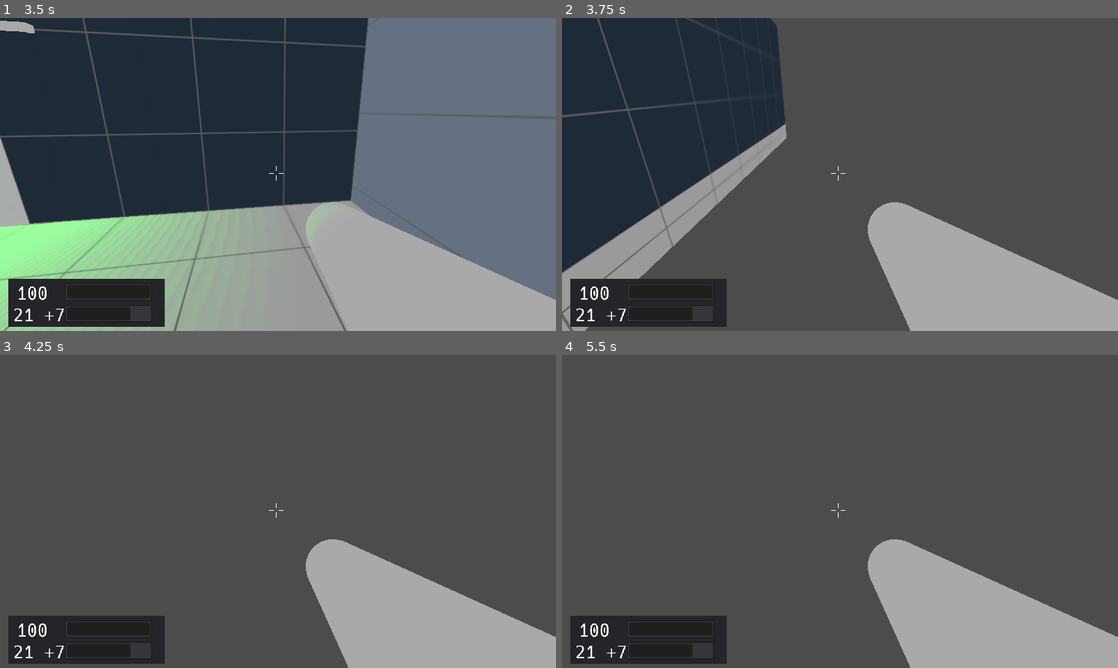
Above: before the commit, frames 1-4 (two rows, left to right).
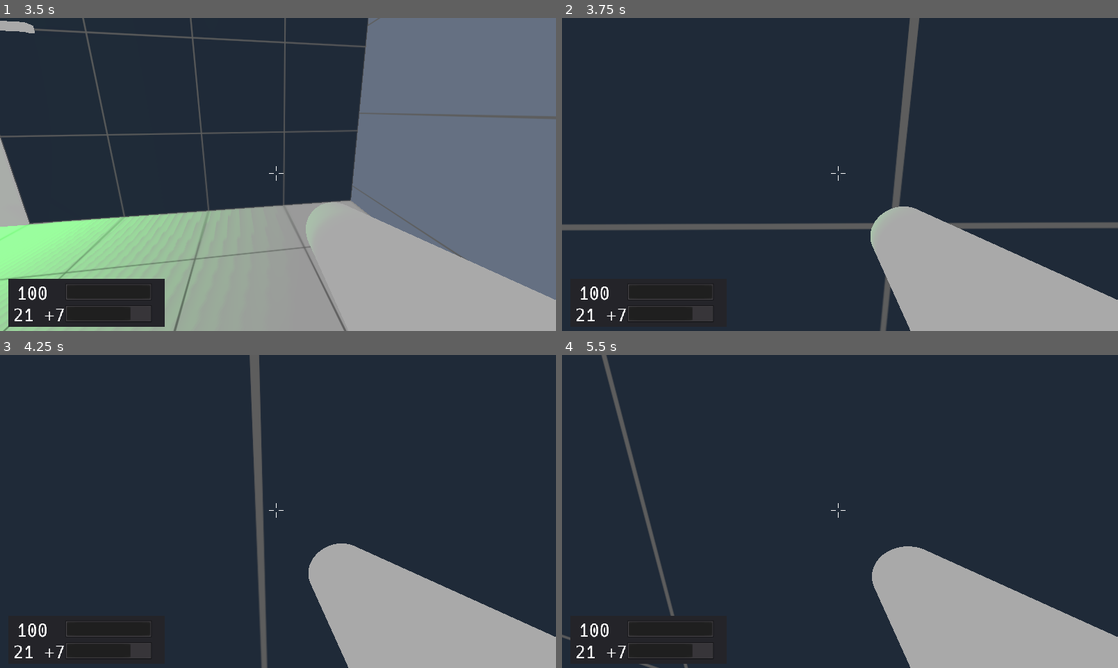
Above: after the commit, the same moments.

Repository: duckinator/keress
Game: Godot game, scene res://menus/MainMenu.tscn
Same seed, same stepped clock (60 frames per second), same inputs: the game is played once before the commit and once after it.
Inputs (mouse positions are in pixels of both pictures, inside the frame that each line leads up to):
- Up to frame 1 (3.5 s): click "New Game" at 0.5 s; tap Enter at 1.25 s; move the mouse to (305, 174) at 1.27 s; press the mouse at (305, 174) at 1.28 s; hold W (movement_forward) from 1.28 s (still down); tap Space (movement_jump) at 1.52, 2.27 s; move the mouse to (250, 174) at 2.02 s; release the mouse at (250, 174) at 2.03 s; right-click (250, 174) at 2.1 s; move the mouse to (289, 168) at 2.77 s; tap Tab (quick_switch_item) at 2.85 s
- Up to frame 2 (3.75 s): keep holding W (movement_forward); move the mouse to (834, 180) at 3.52 s; tap 1 at 3.6 s
- Up to frame 3 (4.25 s): keep holding W (movement_forward); tap Space (movement_jump) at 3.77 s
- Up to frame 4 (5.5 s): keep holding W (movement_forward); move the mouse to (878, 514) at 4.27 s; hold 2 4.28-5.03 s; tap Space (movement_jump) at 4.52, 5.27 s; move the mouse to (795, 508) at 5.02 s; tap 3 at 5.1 s

Frame 1 is identical in both runs. In frame 2, 60% of the frame differs, in the area x 0-100%, y 0-100%; in frame 3, 83%; in frame 4, 84%.

Commit message:
add missing collisionshape nodes

Diff:
--- a/src/levels/Level_001.tscn
+++ b/src/levels/Level_001.tscn
@@ -68,59 +68,55 @@
 material = SubResource( 13 )
 size = Vector3( 75, 30, 4 )
 
-[sub_resource type="SpatialMaterial" id=15]
+[sub_resource type="ConvexPolygonShape" id=15]
+points = PoolVector3Array( -37.5, 15, 2, 37.5, 15, -2, 37.5, 15, 2, -37.5, 15, -2, -37.5, -15, 2, 37.5, -15, -2, 37.5, -15, 2, -37.5, -15, -2, 37.5, 15, 2, -37.5, 15, -2, 37.5, 15, -2, -37.5, 15, 2, 37.5, -15, 2, -37.5, -15, -2, 37.5, -15, -2, -37.5, -15, 2, 37.5, 15, 2, -37.5, -15, 2, -37.5, 15, 2, 37.5, -15, 2, 37.5, 15, -2, -37.5, -15, -2, -37.5, 15, -2, 37.5, -15, -2 )
+
+[sub_resource type="SpatialMaterial" id=16]
 albedo_texture = ExtResource( 5 )
 uv1_scale = Vector3( 0.25, 0.25, 0.25 )
 uv1_offset = Vector3( 0.5, 0.5, 0 )
 uv1_triplanar = true
 
-[sub_resource type="CubeMesh" id=16]
-material = SubResource( 15 )
+[sub_resource type="CubeMesh" id=17]
+material = SubResource( 16 )
 size = Vector3( 12, 12, 4 )
 
-[sub_resource type="SpatialMaterial" id=17]
+[sub_resource type="ConvexPolygonShape" id=18]
+points = PoolVector3Array( -6, 6, 2, 6, 6, -2, 6, 6, 2, -6, 6, -2, -6, -6, 2, 6, -6, -2, 6, -6, 2, -6, -6, -2, 6, 6, 2, -6, 6, -2, 6, 6, -2, -6, 6, 2, 6, -6, 2, -6, -6, -2, 6, -6, -2, -6, -6, 2, 6, 6, 2, -6, -6, 2, -6, 6, 2, 6, -6, 2, 6, 6, -2, -6, -6, -2, -6, 6, -2, 6, -6, -2 )
+
+[sub_resource type="ConvexPolygonShape" id=19]
+points = PoolVector3Array( -6, 6, 2, 6, 6, -2, 6, 6, 2, -6, 6, -2, -6, -6, 2, 6, -6, -2, 6, -6, 2, -6, -6, -2, 6, 6, 2, -6, 6, -2, 6, 6, -2, -6, 6, 2, 6, -6, 2, -6, -6, -2, 6, -6, -2, -6, -6, 2, 6, 6, 2, -6, -6, 2, -6, 6, 2, 6, -6, 2, 6, 6, -2, -6, -6, -2, -6, 6, -2, 6, -6, -2 )
+
+[sub_resource type="SpatialMaterial" id=20]
 albedo_texture = ExtResource( 3 )
 uv1_scale = Vector3( 0.25, 0, 0.25 )
 uv1_offset = Vector3( 0.5, 0, -0.3 )
 uv1_triplanar = true
 
-[sub_resource type="CubeMesh" id=18]
-material = SubResource( 17 )
-size = Vector3( 60, 3, 10 )
-
-[sub_resource type="ConvexPolygonShape" id=19]
-points = PoolVector3Array( -30, 1.5, 2.5, 30, 1.5, -2.5, 30, 1.5, 2.5, -30, 1.5, -2.5, -30, -1.5, 2.5, 30, -1.5, -2.5, 30, -1.5, 2.5, -30, -1.5, -2.5, 30, 1.5, 2.5, -30, 1.5, -2.5, 30, 1.5, -2.5, -30, 1.5, 2.5, 30, -1.5, 2.5, -30, -1.5, -2.5, 30, -1.5, -2.5, -30, -1.5, 2.5, 30, 1.5, 2.5, -30, -1.5, 2.5, -30, 1.5, 2.5, 30, -1.5, 2.5, 30, 1.5, -2.5, -30, -1.5, -2.5, -30, 1.5, -2.5, 30, -1.5, -2.5 )
-
-[sub_resource type="SpatialMaterial" id=20]
-albedo_texture = ExtResource( 5 )
-uv1_scale = Vector3( 0.25, 0.25, 0.25 )
-uv1_offset = Vector3( 0, -0.4, 0.5 )
-uv1_triplanar = true
-
 [sub_resource type="CubeMesh" id=21]
 material = SubResource( 20 )
+size = Vector3( 60, 3, 10 )
+
+[sub_resource type="ConvexPolygonShape" id=22]
+points = PoolVector3Array( -30, 1.5, 2.5, 30, 1.5, -2.5, 30, 1.5, 2.5, -30, 1.5, -2.5, -30, -1.5, 2.5, 30, -1.5, -2.5, 30, -1.5, 2.5, -30, -1.5, -2.5, 30, 1.5, 2.5, -30, 1.5, -2.5, 30, 1.5, -2.5, -30, 1.5, 2.5, 30, -1.5, 2.5, -30, -1.5, -2.5, 30, -1.5, -2.5, -30, -1.5, 2.5, 30, 1.5, 2.5, -30, -1.5, 2.5, -30, 1.5, 2.5, 30, -1.5, 2.5, 30, 1.5, -2.5, -30, -1.5, -2.5, -30, 1.5, -2.5, 30, -1.5, -2.5 )
+
+[sub_resource type="SpatialMaterial" id=23]
+albedo_texture = ExtResource( 5 )
+uv1_scale = Vector3( 0.25, 0.25, 0.25 )
+uv1_offset = Vector3( 0, -0.4, 0.5 )
+uv1_triplanar = true
+
+[sub_resource type="CubeMesh" id=24]
+material = SubResource( 23 )
 size = Vector3( 80, 27, 3 )
 
-[sub_resource type="ConvexPolygonShape" id=22]
+[sub_resource type="ConvexPolygonShape" id=25]
 points = PoolVector3Array( -40, 8.5, 1.5, 40, 8.5, -1.5, 40, 8.5, 1.5, -40, 8.5, -1.5, -40, -8.5, 1.5, 40, -8.5, -1.5,  …(280 unchanged characters)…
 
-[sub_resource type="SpatialMaterial" id=23]
+[sub_resource type="SpatialMaterial" id=26]
 albedo_texture = ExtResource( 3 )
 uv1_scale = Vector3( 0.25, 0, 0.25 )
 uv1_offset = Vector3( 0.5, 0, 0.4 )
-uv1_triplanar = true
-
-[sub_resource type="CubeMesh" id=24]
-material = SubResource( 23 )
-size = Vector3( 20, 1, 205 )
-
-[sub_resource type="ConvexPolygonShape" id=25]
-points = PoolVector3Array( -10, 0.5, 102.5, 10, 0.5, -102.5, 10, 0.5, 102.5, -10, 0.5, -102.5, -10, -0.5, 102.5, 10, -0.5, -102.5, 10, -0.5, 102.5, -10, -0.5, -102.5, 10, 0.5, 102.5, -10, 0.5, -102.5, 10, 0.5, -102.5, -10, 0.5, 102.5, 10, -0.5, 102.5, -10, -0.5, -102.5, 10, -0.5, -102.5, -10, -0.5, 102.5, 10, 0.5, 102.5, -10, -0.5, 102.5, -10, 0.5, 102.5, 10, -0.5, 102.5, 10, 0.5, -102.5, -10, -0.5, -102.5, -10, 0.5, -102.5, 10, -0.5, -102.5 )
-
-[sub_resource type="SpatialMaterial" id=26]
-albedo_texture = ExtResource( 3 )
-uv1_scale = Vector3( 0.25, 1, 0.25 )
-uv1_offset = Vector3( 0.5, 0, -0.6 )
 uv1_triplanar = true
 
 [sub_resource type="CubeMesh" id=27]
@@ -132,31 +128,44 @@
 
 [sub_resource type="SpatialMaterial" id=29]
 albedo_texture = ExtResource( 3 )
-uv1_scale = Vector3( 0.25, 0.25, 0.25 )
-uv1_offset = Vector3( 0, 0, 0.125 )
+uv1_scale = Vector3( 0.25, 1, 0.25 )
+uv1_offset = Vector3( 0.5, 0, -0.6 )
 uv1_triplanar = true
 
 [sub_resource type="CubeMesh" id=30]
 material = SubResource( 29 )
-size = Vector3( 80, 3, 210 )
+size = Vector3( 20, 1, 205 )
 
 [sub_resource type="ConvexPolygonShape" id=31]
-points = PoolVector3Array( -40, 1.5, 105, 40, 1.5, -105, 40, 1.5, 105, -40, 1.5, -105, -40, -1.5, 105, 40, -1.5, -105, 40, -1.5, 105, -40, -1.5, -105, 40, 1.5, 105, -40, 1.5, -105, 40, 1.5, -105, -40, 1.5, 105, 40, -1.5, 105, -40, -1.5, -105, 40, -1.5, -105, -40, -1.5, 105, 40, 1.5, 105, -40, -1.5, 105, -40, 1.5, 105, 40, -1.5, 105, 40, 1.5, -105, -40, -1.5, -105, -40, 1.5, -105, 40, -1.5, -105 )
+points = PoolVector3Array( -10, 0.5, 102.5, 10, 0.5, -102.5, 10, 0.5, 102.5, -10, 0.5, -102.5, -10, -0.5, 102.5, 10, -0.5, -102.5, 10, -0.5, 102.5, -10, -0.5, -102.5, 10, 0.5, 102.5, -10, 0.5, -102.5, 10, 0.5, -102.5, -10, 0.5, 102.5, 10, -0.5, 102.5, -10, -0.5, -102.5, 10, -0.5, -102.5, -10, -0.5, 102.5, 10, 0.5, 102.5, -10, -0.5, 102.5, -10, 0.5, 102.5, 10, -0.5, 102.5, 10, 0.5, -102.5, -10, -0.5, -102.5, -10, 0.5, -102.5, 10, -0.5, -102.5 )
 
 [sub_resource type="SpatialMaterial" id=32]
-albedo_texture = ExtResource( 5 )
-uv1_scale = Vector3( 0.25, 0.25, 0.25 )
-uv1_offset = Vector3( 0, 0.75, 0.25 )
+albedo_texture = ExtResource( 3 )
+uv1_scale = Vector3( 0.25, 0.25, 0.25 )
+uv1_offset = Vector3( 0, 0, 0.125 )
 uv1_triplanar = true
 
 [sub_resource type="CubeMesh" id=33]
 material = SubResource( 32 )
+size = Vector3( 80, 3, 210 )
+
+[sub_resource type="ConvexPolygonShape" id=34]
+points = PoolVector3Array( -40, 1.5, 105, 40, 1.5, -105, 40, 1.5, 105, -40, 1.5, -105, -40, -1.5, 105, 40, -1.5, -105, 40, -1.5, 105, -40, -1.5, -105, 40, 1.5, 105, -40, 1.5, -105, 40, 1.5, -105, -40, 1.5, 105, 40, -1.5, 105, -40, -1.5, -105, 40, -1.5, -105, -40, -1.5, 105, 40, 1.5, 105, -40, -1.5, 105, -40, 1.5, 105, 40, -1.5, 105, 40, 1.5, -105, -40, -1.5, -105, -40, 1.5, -105, 40, -1.5, -105 )
+
+[sub_resource type="SpatialMaterial" id=35]
+albedo_texture = ExtResource( 5 )
+uv1_scale = Vector3( 0.25, 0.25, 0.25 )
+uv1_offset = Vector3( 0, 0.75, 0.25 )
+uv1_triplanar = true
+
+[sub_resource type="CubeMesh" id=36]
+material = SubResource( 35 )
 size = Vector3( 3, 18, 204 )
 
-[sub_resource type="ConvexPolygonShape" id=34]
+[sub_resource type="ConvexPolygonShape" id=37]
 points = PoolVector3Array( -1.5, 9, 102, 1.5, 9, -102, 1.5, 9, 102, -1.5, 9, -102, -1.5, -9, 102, 1.5, -9, -102, 1.5, - …(256 unchanged characters)…
 
-[sub_resource type="ConvexPolygonShape" id=35]
+[sub_resource type="ConvexPolygonShape" id=38]
 points = PoolVector3Array( -1.5, 9, 102, 1.5, 9, -102, 1.5, 9, 102, -1.5, 9, -102, -1.5, -9, 102, 1.5, -9, -102, 1.5, - …(256 unchanged characters)…
 
 [node name="Level_001" type="Spatial"]
@@ -221,96 +230,113 @@
 editor/display_folded = true
 
 [node name="Top" type="MeshInstance" parent="Arena_Wall_Exit"]
+editor/display_folded = true
 transform = Transform( 1, 0, 0, 0, 1, 0, 0, 0, 1, 0, 28, -167 )
 mesh = SubResource( 14 )
 material/0 = null
 
+[node name="StaticBody" type="StaticBody" parent="Arena_Wall_Exit/Top"]
+
+[node name="CollisionShape" type="CollisionShape" parent="Arena_Wall_Exit/Top/StaticBody"]
+shape = SubResource( 15 )
+
 [node name="Left" type="MeshInstance" parent="Arena_Wall_Exit"]
+editor/display_folded = true
 transform = Transform( 1, 0, 0, 0, 1, 0, 0, 0, 1, -16, 7, -167 )
-mesh = SubResource( 16 )
-material/0 = null
+mesh = SubResource( 17 )
+material/0 = null
+
+[node name="StaticBody" type="StaticBody" parent="Arena_Wall_Exit/Left"]
+
+[node name="CollisionShape" type="CollisionShape" parent="Arena_Wall_Exit/Left/StaticBody"]
+shape = SubResource( 18 )
 
 [node name="Right" type="MeshInstance" parent="Arena_Wall_Exit"]
 transform = Transform( 1, 0, 0, 0, 1, 0, 0, 0, 1, 16, 7, -167 )
-mesh = SubResource( 16 )
-material/0 = null
+mesh = SubResource( 17 )
+material/0 = null
+
+[node name="StaticBody" type="StaticBody" parent="Arena_Wall_Exit/Right"]
+
+[node name="CollisionShape" type="CollisionShape" parent="Arena_Wall_Exit/Right/StaticBody"]
+shape = SubResource( 19 )
 
 [node name="Path_Floor" type="MeshInstance" parent="."]
 editor/display_folded = true
 transform = Transform( 1, 0, 0, 0, 1, 0, 0, 0, 1, 0, 12.5, 32.5 )
-mesh = SubResource( 18 )
+mesh = SubResource( 21 )
 material/0 = null
 
 [node name="StaticBody" type="StaticBody" parent="Path_Floor"]
 
 [node name="CollisionShape" type="CollisionShape" parent="Path_Floor/StaticBody"]
-shape = SubResource( 19 )
+shape = SubResource( 22 )
 
 [node name="Path_Wall_Rear" type="MeshInstance" parent="."]
 editor/display_folded = true
 transform = Transform( 1, 0, 0, 0, 1, 0, 0, 0, 1, 0, 27.5, 35 )
-mesh = SubResource( 21 )
+mesh = SubResource( 24 )
 material/0 = null
 
 [node name="StaticBody" type="StaticBody" parent="Path_Wall_Rear"]
 
 [node name="CollisionShape" type="CollisionShape" parent="Path_Wall_Rear/StaticBody"]
-shape = SubResource( 22 )
+shape = SubResource( 25 )
 
 [node name="Left_Slope" type="MeshInstance" parent="."]
 editor/display_folded = true
 transform = Transform( 0.866025, 0.5, 0, -0.5, 0.866025, 0, 0, 0, 1, -30.9, 18.6, -67.5 )
-mesh = SubResource( 24 )
+mesh = SubResource( 27 )
 material/0 = null
 
 [node name="StaticBody" type="StaticBody" parent="Left_Slope"]
 
 [node name="CollisionShape" type="CollisionShape" parent="Left_Slope/StaticBody"]
-shape = SubResource( 25 )
+shape = SubResource( 28 )
 
 [node name="Right_Slope" type="MeshInstance" parent="."]
 editor/display_folded = true
 transform = Transform( 0.866025, -0.5, 0, 0.5, 0.866025, 0, 0, 0, 1, 30.9, 18.6, -67.5 )
-mesh = SubResource( 27 )
+mesh = SubResource( 30 )
 material/0 = null
 
 [node name="StaticBody" type="StaticBody" parent="Right_Slope"]
 
 [node name="CollisionShape" type="CollisionShape" parent="Right_Slope/StaticBody"]
-shape = SubResource( 28 )
+shape = SubResource( 31 )
 
 [node name="Ceiling" type="MeshInstance" parent="."]
 editor/display_folded = true
 transform = Transform( 1, 0, 0, 0, 1, 0, 0, 0, 1, 0, 42.5, -68.5 )
-mesh = SubResource( 30 )
+mesh = SubResource( 33 )
 material/0 = null
 
 [node name="StaticBody" type="StaticBody" parent="Ceiling"]
 
 [node name="CollisionShape" type="CollisionShape" parent="Ceiling/StaticBody"]
-shape = SubResource( 31 )
+shape = SubResource( 34 )
 
 [node name="Upper_Left_Wall" type="MeshInstance" parent="."]
 editor/display_folded = true
 transform = Transform( 1, 0, 0, 0, 1, 0, 0, 0, 1, 38.5, 32, -68 )
-mesh = SubResource( 33 )
+mesh = SubResource( 36 )
 material/0 = null
 
 [node name="StaticBody" type="StaticBody" parent="Upper_Left_Wall"]
 
 [node name="CollisionShape" type="CollisionShape" parent="Upper_Left_Wall/StaticBody"]
-shape = SubResource( 34 )
+shape = SubResource( 37 )
 
 [node name="Upper_Right_Wall" type="MeshInstance" parent="."]
 editor/display_folded = true
 transform = Transform( 1, 0, 0, 0, 1, 0, 0, 0, 1, -38.5, 32, -68 )
-mesh = SubResource( 33 )
+mesh = SubResource( 36 )
 material/0 = null
 
 [node name="StaticBody" type="StaticBody" parent="Upper_Right_Wall"]
 
 [node name="CollisionShape" type="CollisionShape" parent="Upper_Right_Wall/StaticBody"]
-shape = SubResource( 35 )
+shape = SubResource( 38 )
 
 [node name="Exit_Door" parent="." instance=ExtResource( 6 )]
 transform = Transform( -4.37114e-08, 0, 1, 0, 1, 0, -1, 0, -4.37114e-08, 0, 4.1, -165 )
Not shown: 1 places in src/levels/Level_001.tscn that only renumber resources
